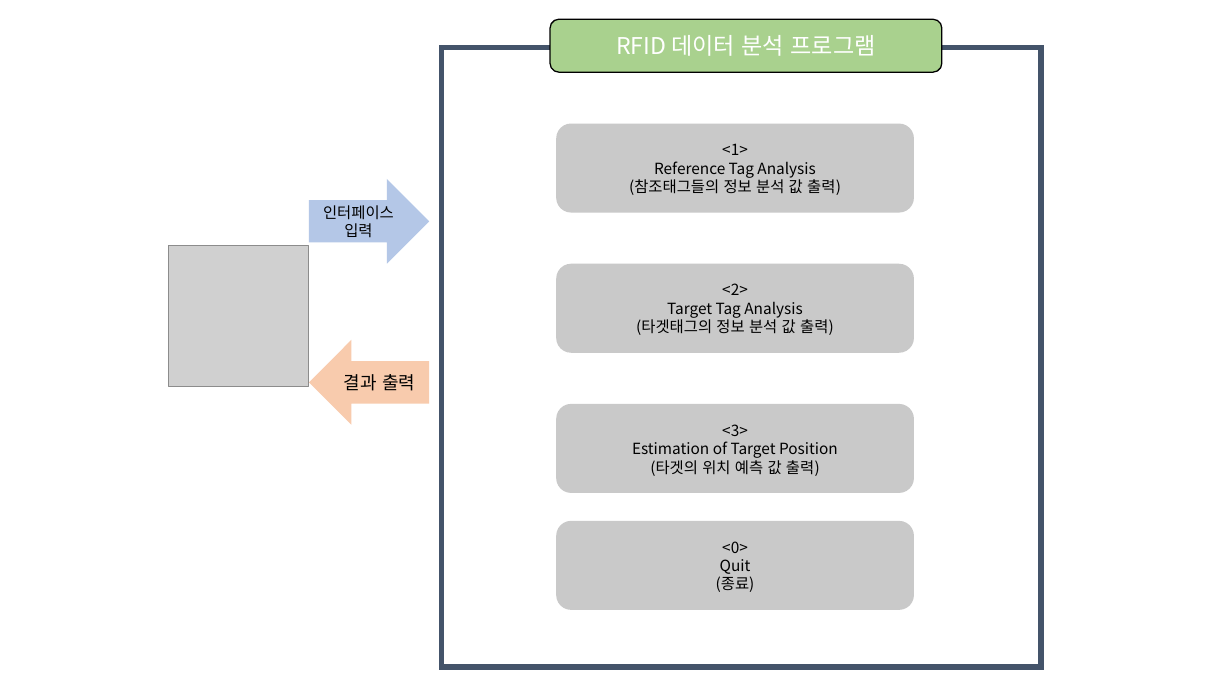
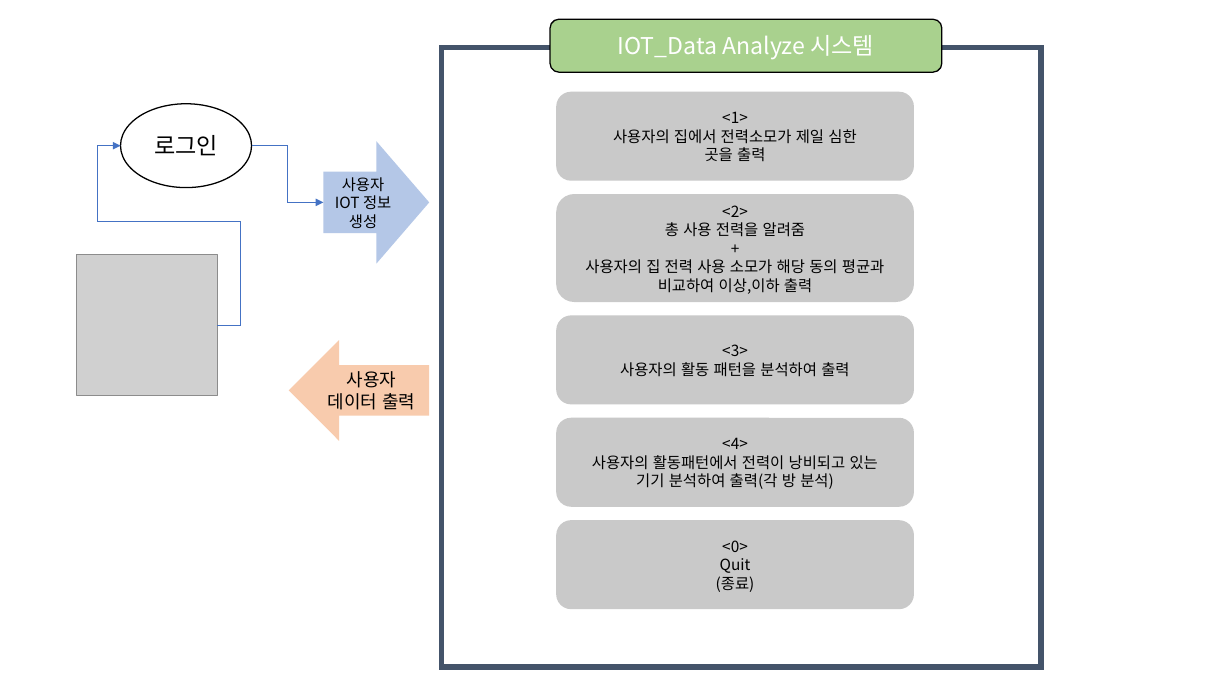
Before and after one commit to skywings-kor/SMU-CODE, a slide deck: slide 1 of 2022년-1학기/2022년-1C(PBL)자료/자율프로젝트(스마트홈-Data Analyze)/IOT_DataAnalyze_개발내용요약.pptx (slide 2 before the commit). Drawn at 1232x693 pixels with LibreOffice and Linux fonts; fonts in the diff are those of the drawing; grey boxes stand for pictures. Boxes give left, top, right and bottom in pixels: in the first picture for what was removed or moved away, otherwise in the second. Text is boxed around its words. In the diff, an @@ line names an element or a change of style, - is before the commit and + after.

```diff
--- a/2022년-1학기/2022년-1C(PBL)자료/자율프로젝트(스마트홈-Data Analyze)/IOT_DataAnalyze_개발내용요약.pptx
+++ b/2022년-1학기/2022년-1C(PBL)자료/자율프로젝트(스마트홈-Data Analyze)/IOT_DataAnalyze_개발내용요약.pptx
@@ text in rounded rectangle at (618,35,874,59): text changed @@
-RFID 데이터 분석 프로그램
+IOT_Data Analyze 시스템
@@ ellipse added at (120,104,251,188), outline #000000 1 pt, 18 pt, text #000000 @@
+로그인
@@ rounded rectangle "<1>": place and size @@
-rounded rectangle "<1>" at (556,124,914,213)
+rounded rectangle "<1>" at (556,91,914,180)
@@ elbow arrow added from (217, 325) to (120, 146), #4472C4 0.5 pt @@
@@ elbow arrow added from (251, 146) to (323, 202), #4472C4 0.5 pt @@
@@ right arrow "사용자": place and size @@
-right arrow "사용자" at (309,179,429,264)
+right arrow "사용자" at (323,141,430,264)
@@ text in rounded rectangle at (613,129,856,161): text changed @@
-Reference Tag Analysis
-(참조태그들의 정보 분석 값 출력)
+사용자의 집에서 전력소모가 제일 심한
+곳을 출력
@@ text in right arrow at (335,177,391,228): text changed @@
-인터페이스
-입력
+사용자
+IOT 정보 생성
@@ rounded rectangle "<2>": place and size @@
-rounded rectangle "<2>" at (556,263,914,352)
+rounded rectangle "<2>" at (556,194,914,302)
@@ text in rounded rectangle at (585,222,884,294): text changed @@
-Target Tag Analysis
-(타겟태그의 정보 분석 값 출력)
+총 사용 전력을 알려줌
++
+사용자의 집 전력 사용 소모가 해당 동의 평균과 비교하여 이상,이하 출력
@@ picture: place and size @@
-picture at (168,246,309,386)
+picture at (77,255,217,396)
@@ rounded rectangle "<3>": place and size @@
-rounded rectangle "<3>" at (556,404,914,493)
+rounded rectangle "<3>" at (556,315,914,404)
@@ left arrow "사용자": place and size @@
-left arrow "사용자" at (309,340,429,425)
+left arrow "사용자" at (288,340,429,441)
@@ text in left arrow at (328,371,415,410): text changed @@
-결과 출력
+사용자
+데이터 출력
@@ text in rounded rectangle at (620,362,849,377): text changed @@
-Estimation of Target Position
-(타겟의 위치 예측 값 출력)
+사용자의 활동 패턴을 분석하여 출력
@@ rounded rectangle added at (556,418,914,506), fill #C9C9C9, 12 pt, text #000000 @@
+<4>
+사용자의 활동패턴에서 전력이 낭비되고 있는
+기기 분석하여 출력(각 방 분석)
```
Also in this commit, not shown: 1 other slide changed, 6 other files.
